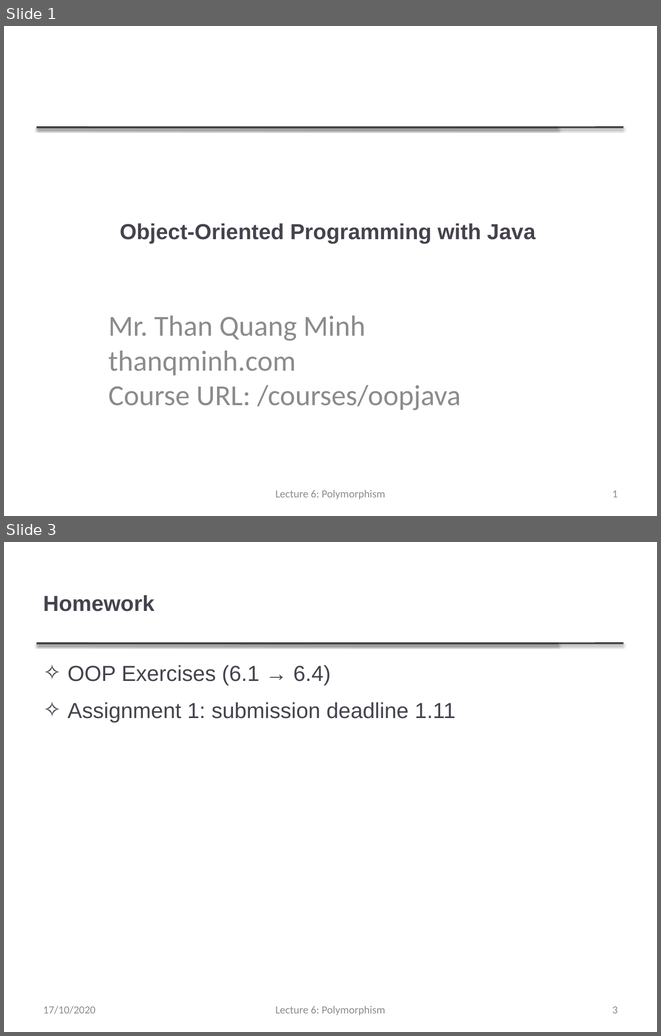
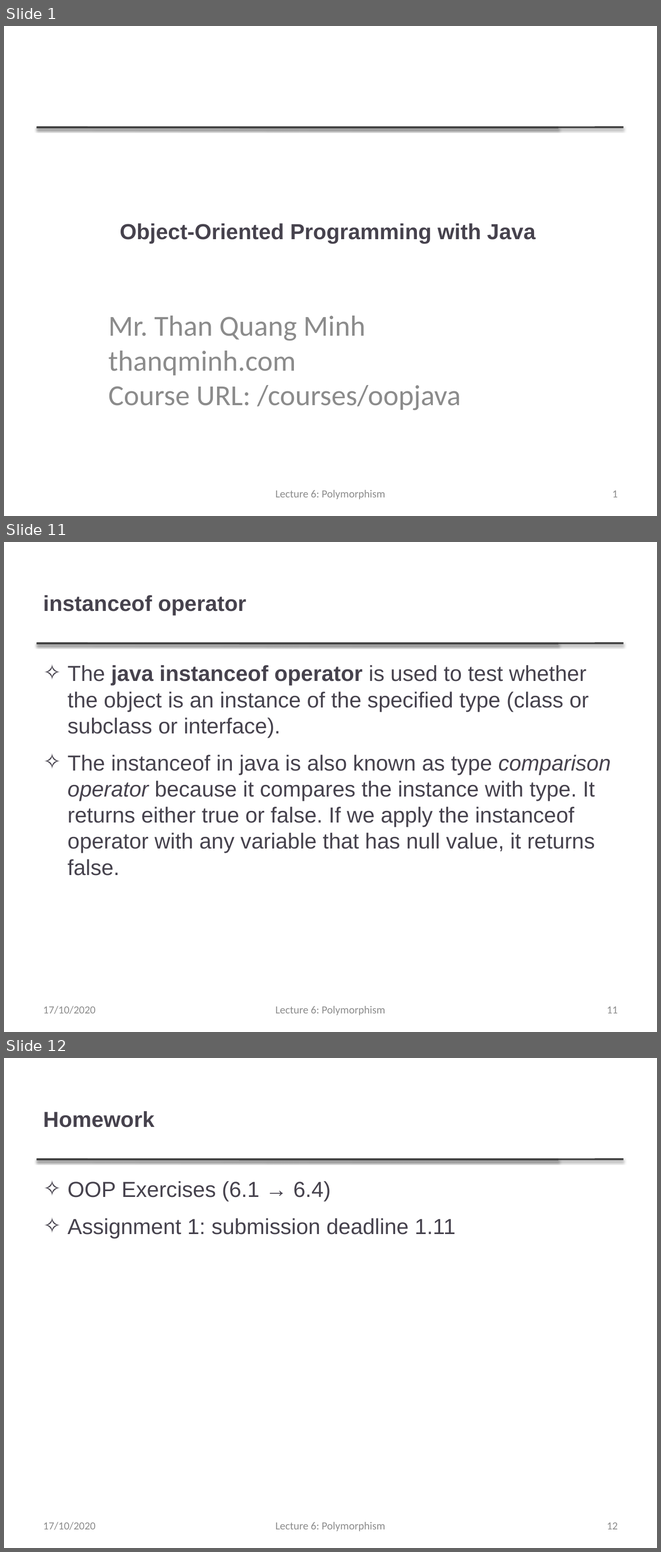
Before and after one commit to thanqminh/thanqminh.github.io, a slide deck: courses/oopjava/lecture5.pptx. Shown one above the other, each under a label of ours: slides 1 and 3 before the commit, slides 1, 11 and 12 after it; the slides between them are not shown. The pictures are 661x1036 and 661x1552 pixels, drawn with LibreOffice and Linux fonts; fonts in the diff are those of the drawing. Boxes give left, top, right and bottom in pixels: in the first picture for what was removed or moved away, otherwise in the second. Text is boxed around its words. In the diff, an @@ line names an element or a change of style, - is before the commit and + after.

```diff
--- a/courses/oopjava/lecture5.pptx
+++ b/courses/oopjava/lecture5.pptx
@@ slide 11 added at [4,542,657,1032], background #FFFFFF; not listed: 2 template elements that a slide beside it also shows @@
@@ title added at [43,595,247,615], 24 pt, text #46424D, bold @@
+instanceof operator
@@ text added at [68,665,611,875], 24 pt, text #46424D @@
+✧ The java instanceof operator is used to test whether the object is an instance of the specified type (class or subclass or interface).
+✧ The instanceof in java is also known as type comparison operator because it compares the instance with type. It returns either true or false. If we apply the instanceof operator with any variable that has null value, it returns false.
@@ text added at [43,1006,96,1014], 12 pt, text #8C8C8C @@
+17/10/2020
@@ text added at [275,1006,385,1015], 12 pt, text #8C8C8C @@
+Lecture 6: Polymorphism
@@ page number added at [607,1006,618,1013], 12 pt, text #8C8C8C @@
+11
@@ what was slide 3 is now slide 12 @@
@@ page number at [607,1522,618,1529]: text changed @@
-3
+12
```
Also in this commit, not shown: 1 slide changed, 8 other slides added.
